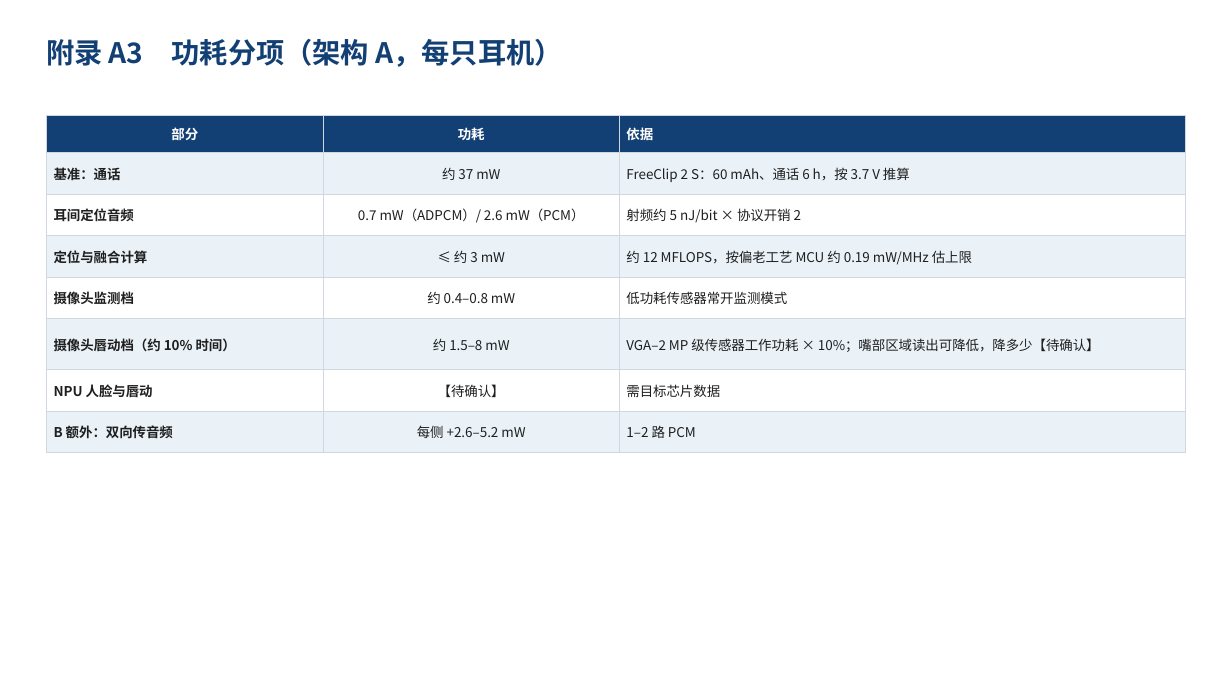
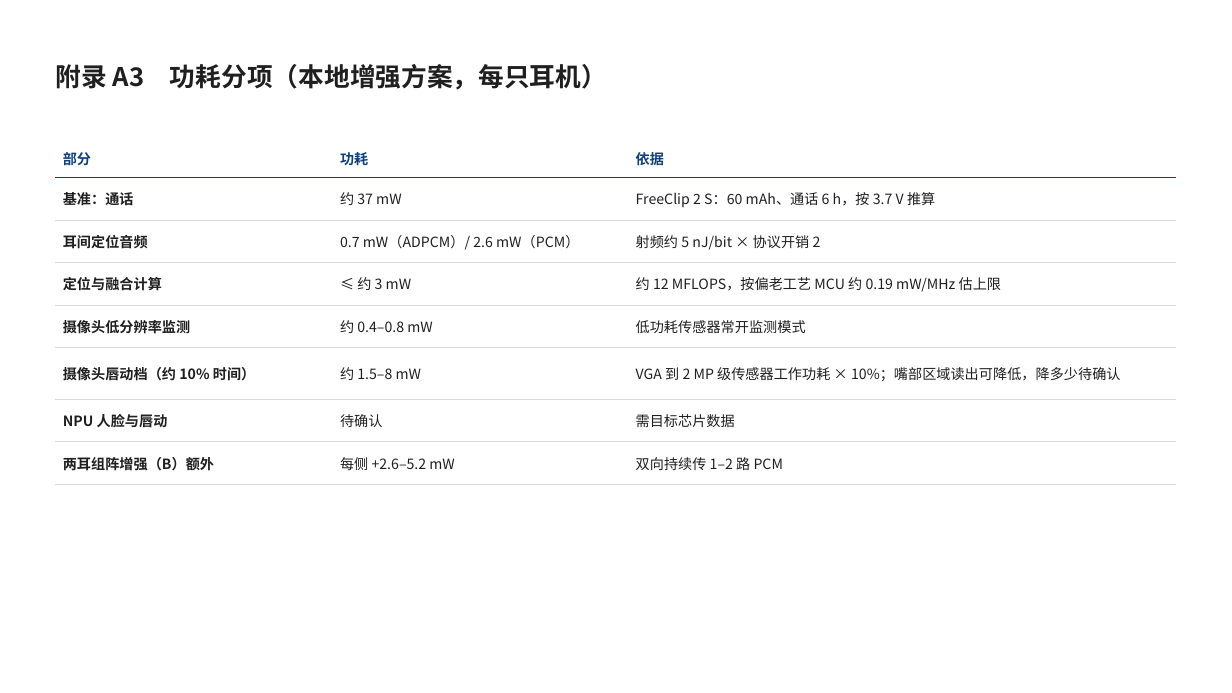
Before and after one commit to ZeroFoxxi/ssl-scene1, a slide deck: slide 17 of 02_耳机声源定位/耳机摄像头听觉辅助_整体设计方案.pptx. Drawn at 1232x693 pixels with LibreOffice and Linux fonts; fonts in the diff are those of the drawing. Boxes give left, top, right and bottom in pixels: in the first picture for what was removed or moved away, otherwise in the second. Text is boxed around its words. In the diff, an @@ line names an element or a change of style, - is before the commit and + after.

```diff
--- a/02_耳机声源定位/耳机摄像头听觉辅助_整体设计方案.pptx
+++ b/02_耳机声源定位/耳机摄像头听觉辅助_整体设计方案.pptx
@@ text at <box>55,64,607,90</box>: text changed; size 22 to 20 pt; text colour #134074 to #1F1F1F @@
-附录 A3 功耗分项（架构 A，每只耳机）
+附录 A3 功耗分项（本地增强方案，每只耳机）
@@ table at <box>55,139,1177,475</box> @@
-row 5, column 1: 摄像头监测档
+row 5, column 1: 摄像头低分辨率监测
-row 6, column 3: VGA–2 MP 级传感器工作功耗 × 10%；嘴部区域读出可降低，降多少【待确认】
+row 6, column 3: VGA 到 2 MP 级传感器工作功耗 × 10%；嘴部区域读出可降低，降多少待确认
-row 7, column 2: 【待确认】
+row 7, column 2: 待确认
-row 8, column 1: B 额外：双向传音频
+row 8, column 1: 两耳组阵增强（B）额外
-row 8, column 3: 1–2 路 PCM
+row 8, column 3: 双向持续传 1–2 路 PCM
@@ fill #134074 to none in row 1 @@
@@ fill #EAF2F8 to none in 12 cells @@
@@ fill #FFFFFF to none in 9 cells @@
@@ size 10.5 to 11 pt in "部分", "功耗", "依据", "基准：通话" and 15 more places @@
@@ text colour #FFFFFF to #134074 in "部分", "功耗", "依据" @@
@@ alignment centre to left @@
@@ borders changed @@
@@ table: place and size @@
-table at <box>46,116,1186,443</box>
+table at <box>55,139,1177,475</box>
```
Also in this commit, not shown: 17 other slides changed, 5 other files.
